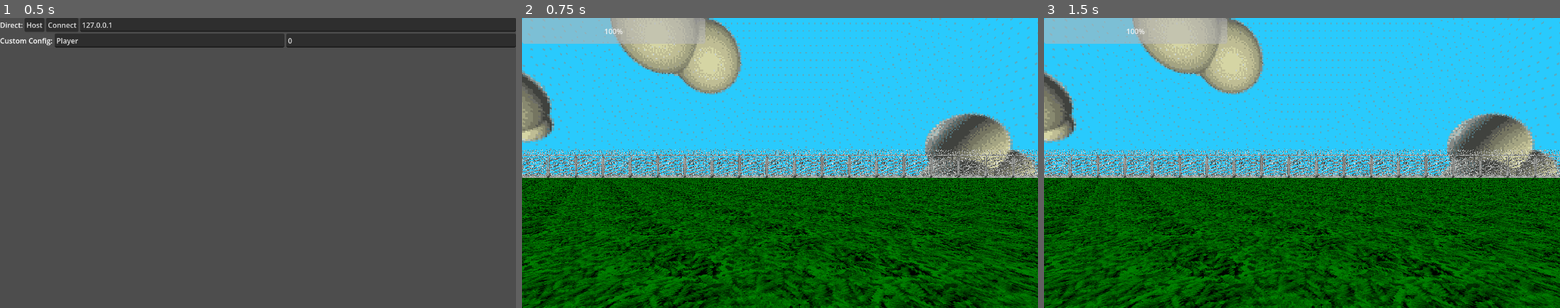
Above: before the commit, frames 1-3 (left to right).
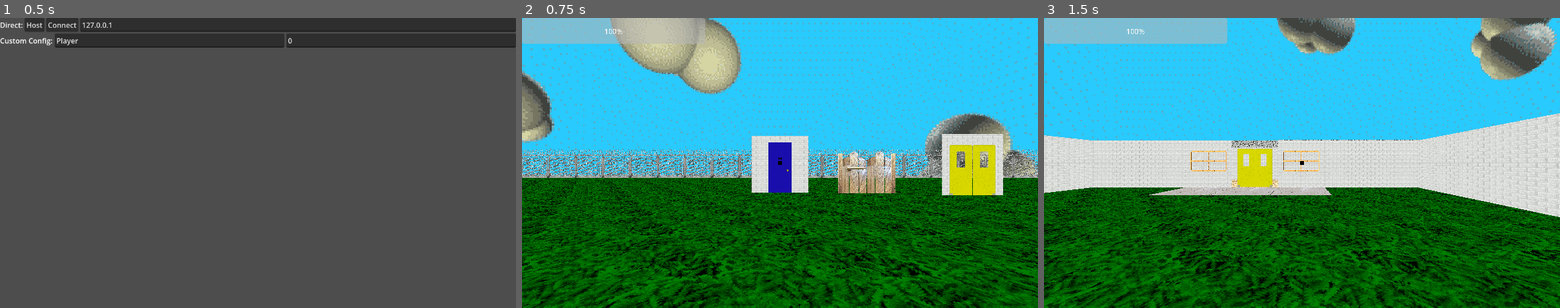
Above: after the commit, the same moments.

Repository: SalticHash/BaldiOnline2
Game: Godot game, scene res://multiplayer/multiplayer.tscn
Two runs of this game, one before a commit and one after it. Both use one fixed random seed, a clock stepped at 60 frames per second and the inputs below.
Inputs (mouse positions are in pixels of both pictures, inside the frame that each line leads up to):
- Up to frame 1 (0.5 s): no input
- Up to frame 2 (0.75 s): click "Host" at 0.5 s
- Up to frame 3 (1.5 s): tap Enter at 1.25 s; move the mouse to (1415, 148) at 1.27 s; hold D (right) from 1.28 s (still down); hold Space (flip) from 1.28 s (still down); click (1415, 148) at 1.35 s

Frame 1 is identical in both runs. In frame 2, 5.7% of the frame differs, in the area x 16-94%, y 3-62%; in frame 3, 55%, in the area x 0-100%, y 0-100%.

Commit message:
Baldi player update

Diff:
--- a/characters/baldi/baldi.gd
+++ b/characters/baldi/baldi.gd
@@ -1,12 +1,12 @@
 extends BaseController
 
-const SPEED: float = 300.0
+const SPEED: float = 450.0
 
 var slapping: bool = false
 var slap_buffer: float = 0.0
 var slap_interval: float = 0.0
-const SLAP_BUFFER: float = 0.25
-const SLAP_INTERVAL: float = 0.25
+const SLAP_BUFFER: float = 0.167 #10 frames in a 60fps game
+const SLAP_INTERVAL: float = 1.2
 func _physics_process(delta: float) -> void:
 	if !is_multiplayer_authority(): return
 
--- a/characters/baldi/baldi.tscn
+++ b/characters/baldi/baldi.tscn
@@ -104,5 +104,5 @@
 layout_mode = 0
 offset_right = 410.0
 offset_bottom = 58.0
-max_value = 1.0
+max_value = 0.25
 step = 0.001
--- a/characters/player/player.gd
+++ b/characters/player/player.gd
@@ -28,9 +28,13 @@
 
 func _process(_delta: float) -> void:
 	if multiplayer.get_unique_id() != id: return
+	$Camera.rotation.y = PI if Input.is_action_pressed("flip") else 0.0
 	$UI/Stamina.value = stamina
 	$UI.show()
-	if Input.is_action_just_pressed("click"):
-		var obj = $Camera/InteractRay.get_collider()
-		if obj and obj.is_in_group("door"):
-			obj.open_door.rpc_id(1)
+
+	var obj = $Camera/InteractRay.get_collider()
+	if obj and obj.is_in_group("interact"):
+		$UI/Hand.show()
+		if Input.is_action_just_pressed("click"):
+			if obj.is_in_group("door"): obj.open_door.rpc_id(1, true)
+	else: $UI/Hand.hide()
--- a/characters/player/player.tscn
+++ b/characters/player/player.tscn
@@ -3,6 +3,7 @@
 [ext_resource type="PackedScene" uid="uid://civ8vhnxcx713" path="res://characters/base/base.tscn" id="1_508ok"]
 [ext_resource type="Script" uid="uid://ie1ve1b0uu2r" path="res://characters/player/player.gd" id="2_xxgcw"]
 [ext_resource type="Script" uid="uid://buj70anysmbbw" path="res://characters/player/input_sync.gd" id="3_exd8k"]
+[ext_resource type="Texture2D" uid="uid://trf58n7cv1fj" path="res://characters/player/CursorSprite.png" id="4_5dc8e"]
 
 [sub_resource type="StandardMaterial3D" id="StandardMaterial3D_1d8oa"]
 albedo_color = Color(1, 0, 0, 1)
@@ -38,8 +39,8 @@
 radius = 0.111816406
 height = 0.6699219
 
-[node name="Player" unique_id=991214998 instance=ExtResource("1_508ok")]
-collision_layer = 0
+[node name="Player" unique_id=991214998 groups=["player"] instance=ExtResource("1_508ok")]
+collision_layer = 16
 collision_mask = 3
 script = ExtResource("2_xxgcw")
 
@@ -95,3 +96,33 @@
 offset_bottom = 58.0
 max_value = 1.0
 step = 0.001
+
+[node name="Cursor" type="ColorRect" parent="UI" index="1" unique_id=1540905466]
+layout_mode = 1
+anchors_preset = 8
+anchor_left = 0.5
+anchor_top = 0.5
+anchor_right = 0.5
+anchor_bottom = 0.5
+offset_left = -4.0
+offset_top = -4.0
+offset_right = 4.0
+offset_bottom = 4.0
+grow_horizontal = 2
+grow_vertical = 2
+color = Color(0, 0, 0, 1)
+
+[node name="Hand" type="TextureRect" parent="UI" index="2" unique_id=494472546]
+layout_mode = 1
+anchors_preset = 8
+anchor_left = 0.5
+anchor_top = 0.5
+anchor_right = 0.5
+anchor_bottom = 0.5
+offset_left = -64.0
+offset_top = -64.0
+offset_right = 64.0
+offset_bottom = 64.0
+grow_horizontal = 2
+grow_vertical = 2
+texture = ExtResource("4_5dc8e")
--- a/level/map1.tscn
+++ b/level/map1.tscn
@@ -1,58 +1,46 @@
 [gd_scene format=3 uid="uid://efwjm4hfeqf2"]
 
-[ext_resource type="Script" uid="uid://djuuh8ggif5mh" path="res://level/map_1.gd" id="1_1tj1m"]
 [ext_resource type="Script" uid="uid://br42skjk86uqx" path="res://level/skybox.gd" id="3_h7bvd"]
-[ext_resource type="AudioStream" uid="uid://dflu630q30eqi" path="res://school/objects/door/Doors_StandardOpen.wav" id="5_ap4oy"]
 [ext_resource type="PackedScene" uid="uid://b0agfwaeofre5" path="res://school/school.tscn" id="5_bds5c"]
+[ext_resource type="PackedScene" uid="uid://dtx1y26nkvi51" path="res://school/objects/swingdoor/swingdoor.tscn" id="5_iba72"]
 [ext_resource type="PackedScene" uid="uid://byvqnas55ur6w" path="res://school/objects/door/door.tscn" id="6_agfmf"]
 [ext_resource type="Material" uid="uid://vm5lydct25ju" path="res://school/materials/skybox.tres" id="6_iba72"]
+[ext_resource type="PackedScene" uid="uid://p11nrh3ja2t8" path="res://school/objects/wooden_door/wooden_door.tscn" id="6_jynfq"]
 
 [sub_resource type="BoxMesh" id="BoxMesh_agfmf"]
 material = ExtResource("6_iba72")
 size = Vector3(80, 80, 80)
 
-[node name="World" type="Node3D" unique_id=195171405]
-script = ExtResource("1_1tj1m")
+[sub_resource type="BoxMesh" id="BoxMesh_jh3y0"]
 
-[node name="DirectionalLight3D" type="DirectionalLight3D" parent="." unique_id=1542903877]
-transform = Transform3D(-0.866025, -0.433013, 0.25, 0, 0.5, 0.866025, -0.5, 0.75, -0.433013, 0, 0, 0)
-shadow_enabled = true
+[node name="World" type="Node3D" unique_id=330580091]
 
-[node name="Players" type="Node3D" parent="." unique_id=516743745]
-transform = Transform3D(1, 0, 0, 0, 1, 0, 0, 0, 1, -2, 0, -16)
-
-[node name="School" parent="." unique_id=2136692982 instance=ExtResource("5_bds5c")]
-transform = Transform3D(1, 0, 0, 0, 1, 0, 0, 0, 1, 0, 0.352, 0)
-
-[node name="Skybox" type="MeshInstance3D" parent="." unique_id=1782278352]
+[node name="Skybox" type="MeshInstance3D" parent="." unique_id=1865663170]
 transform = Transform3D(-1, 0, 0, 0, 1, 0, 0, 0, 1, 0, 0, 0)
 top_level = true
 mesh = SubResource("BoxMesh_agfmf")
 script = ExtResource("3_h7bvd")
 
-[node name="Camera3D" type="Camera3D" parent="." unique_id=700433439]
-transform = Transform3D(-0.9565848, 0, -0.29145417, 0, 1, 0, 0.29145417, 0, -0.9565848, -2.7774873, 0.9341004, -17.83472)
+[node name="Players" type="Node3D" parent="." unique_id=1679894982]
+transform = Transform3D(1, 0, 0, 0, 1, 0, 0, 0, 1, -2, 0, -16)
 
-[node name="Label3D" type="Label3D" parent="Camera3D" unique_id=435237612]
-transform = Transform3D(1, 0, 0, 0, 1, 0, 0, 0, 1, -0.8361916, 0.3926313, -0.71655965)
-text = "1"
-
-[node name="Camera3D2" type="Camera3D" parent="." unique_id=1053185010]
-transform = Transform3D(-0.8334834, 0, 0.5525446, 0, 1, 0, -0.5525446, 0, -0.8334834, -0.4601755, 0.9341004, -17.83472)
-
-[node name="Label3D" type="Label3D" parent="Camera3D2" unique_id=58009881]
-transform = Transform3D(1, 0, 0, 0, 1, 0, 0, 0, 1, -0.8361916, 0.3926313, -0.71655965)
-text = "2 "
-
-[node name="Sound" type="AudioStreamPlayer" parent="." unique_id=145976226]
-stream = ExtResource("5_ap4oy")
-
-[node name="Sprite3D" type="Sprite3D" parent="." unique_id=1500953349]
+[node name="School" parent="." unique_id=1020575682 instance=ExtResource("5_bds5c")]
+transform = Transform3D(1, 0, 0, 0, 1, 0, 0, 0, 1, 0, 0.352, 0)
 
 [node name="Door" parent="." unique_id=1711912784 instance=ExtResource("6_agfmf")]
-transform = Transform3D(1, 0, 0, 0, 1, 0, 0, 0, 1, -2, 0.5, -15)
+transform = Transform3D(1, 0, 0, 0, 1, 0, 0, 0, 1, -2, 0.5, -19.352839)
 
-[node name="MultiplayerSpawner" type="MultiplayerSpawner" parent="." unique_id=1084410004]
-_spawnable_scenes = PackedStringArray("uid://civ8vhnxcx713")
+[node name="MultiplayerSpawner" type="MultiplayerSpawner" parent="." unique_id=218090769]
+_spawnable_scenes = PackedStringArray("uid://l2rvbld2oa7n")
 spawn_path = NodePath("../Players")
 spawn_limit = 4
+
+[node name="Swinging Door" parent="." unique_id=1266870234 instance=ExtResource("5_iba72")]
+transform = Transform3D(1, 0, 0, 0, 1, 0, 0, 0, 1, 1.1310419, 0.48373294, -19.075418)
+
+[node name="WoodenDoor" parent="." unique_id=1475381490 instance=ExtResource("6_jynfq")]
+transform = Transform3D(1, 0, 0, 0, 1, 0, 0, 0, 1, -0.5, 0.5, -19.270197)
+
+[node name="MeshInstance3D" type="MeshInstance3D" parent="." unique_id=102276202]
+transform = Transform3D(1, 0, 0, 0, 1, 0, 0, 0, 1, 0, 0.36793828, -16.079418)
+mesh = SubResource("BoxMesh_jh3y0")
--- a/multiplayer/data.gd
+++ /dev/null
@@ -1,7 +0,0 @@
-extends Node
-
-var id = 0
-var username = "Player"
-var type = "player"
-
-var players = {}
--- a/multiplayer/multiplayer.gd
+++ b/multiplayer/multiplayer.gd
@@ -2,13 +2,15 @@
 
 var peer = ENetMultiplayerPeer.new()
 
-func _ready() -> void:
+func start_game():
+	var game = preload("res://level/map1.tscn").instantiate()
+	add_child(game)
+	playerSpawner = $World/MultiplayerSpawner
 	playerSpawner.spawn_function = _spawn_player
 
 
 #################### HOST ######################
-@onready var playerSpawner: MultiplayerSpawner = $World/MultiplayerSpawner
-var players: Dictionary = {}
+var playerSpawner: MultiplayerSpawner
 func _on_host_pressed() -> void:
 	get_window().size = Vector2(716, 698)
 	get_window().position = Vector2(1844, 54)
@@ -16,6 +18,7 @@
 	peer.create_server(8080, 4)
 	multiplayer.multiplayer_peer = peer
 	$UI.hide()
+	start_game()
 	player_connected(1, %Username.text, int(%Type.text))
 
 
@@ -24,7 +27,7 @@
 	if !is_multiplayer_authority():
 		push_error("CONNECT should be called by AUTHORITY ONLY")
 		return
-	players[id] = {"name": username, "type": type}
+	Server.players[id] = {"name": username, "type": type}
 	playerSpawner.spawn({"id": id, "name": username, "type": type})
 
 
@@ -51,6 +54,8 @@
 	multiplayer.multiplayer_peer = peer
 	$UI.hide()
 	await multiplayer.connected_to_server
+	start_game()
+
 	player_connected.rpc_id(1, multiplayer.get_unique_id(), %Username.text, int(%Type.text))
 
 	multiplayer.server_disconnected.connect(get_tree().quit)
--- a/multiplayer/multiplayer.tscn
+++ b/multiplayer/multiplayer.tscn
@@ -1,39 +1,9 @@
 [gd_scene format=3 uid="uid://bvnwjpd0f3oa0"]
 
 [ext_resource type="Script" uid="uid://b4qtvrrr8kdou" path="res://multiplayer/multiplayer.gd" id="1_jiv4u"]
-[ext_resource type="Material" uid="uid://vm5lydct25ju" path="res://school/materials/skybox.tres" id="3_pg840"]
-[ext_resource type="Script" uid="uid://br42skjk86uqx" path="res://level/skybox.gd" id="4_kvucw"]
-[ext_resource type="PackedScene" uid="uid://b0agfwaeofre5" path="res://school/school.tscn" id="5_83gp4"]
-[ext_resource type="PackedScene" uid="uid://byvqnas55ur6w" path="res://school/objects/door/door.tscn" id="6_hy4vt"]
-
-[sub_resource type="BoxMesh" id="BoxMesh_agfmf"]
-material = ExtResource("3_pg840")
-size = Vector3(80, 80, 80)
 
 [node name="Game" type="Node" unique_id=1826616497]
 script = ExtResource("1_jiv4u")
-
-[node name="World" type="Node3D" parent="." unique_id=195171405]
-
-[node name="Skybox" type="MeshInstance3D" parent="World" unique_id=1782278352]
-transform = Transform3D(-1, 0, 0, 0, 1, 0, 0, 0, 1, 0, 0, 0)
-top_level = true
-mesh = SubResource("BoxMesh_agfmf")
-script = ExtResource("4_kvucw")
-
-[node name="Players" type="Node3D" parent="World" unique_id=516743745]
-transform = Transform3D(1, 0, 0, 0, 1, 0, 0, 0, 1, -2, 0, -16)
-
-[node name="School" parent="World" unique_id=2136692982 instance=ExtResource("5_83gp4")]
-transform = Transform3D(1, 0, 0, 0, 1, 0, 0, 0, 1, 0, 0.352, 0)
-
-[node name="Door" parent="World" unique_id=1711912784 instance=ExtResource("6_hy4vt")]
-transform = Transform3D(1, 0, 0, 0, 1, 0, 0, 0, 1, -2, 0.5, -15)
-
-[node name="MultiplayerSpawner" type="MultiplayerSpawner" parent="World" unique_id=1084410004]
-_spawnable_scenes = PackedStringArray("uid://l2rvbld2oa7n")
-spawn_path = NodePath("../Players")
-spawn_limit = 4
 
 [node name="UI" type="Control" parent="." unique_id=1044657320]
 process_mode = 3
--- /dev/null
+++ b/multiplayer/server.gd
@@ -0,0 +1,9 @@
+extends Node
+var players: Dictionary = {}
+
+func get_type_id(type) -> int:
+	for player_id in players.keys():
+		var player = players.get(player_id)
+		if player.get("type") == type:
+			return player_id
+	return -1
--- a/project.godot
+++ b/project.godot
@@ -18,7 +18,7 @@
 
 [autoload]
 
-Data="res://multiplayer/data.gd"
+Server="*uid://dglbgo6wwftt8"
 
 [display]
 
@@ -91,3 +91,8 @@
 3d_physics/layer_2="World2"
 3d_physics/layer_3="Baldi"
 3d_physics/layer_4="Door"
+3d_physics/layer_5="Player"
+
+[rendering]
+
+textures/canvas_textures/default_texture_filter=0
--- a/school/objects/door/door.gd
+++ b/school/objects/door/door.gd
@@ -1,8 +1,8 @@
 extends Area3D
 
 var open: bool = false
-@export_enum("normal", "faculty", "suplies") var door_front: String = "normal"
-@export_enum("normal", "faculty", "suplies") var door_back: String = "normal"
+@export_enum("normal", "faculty", "suplies", "wooden") var door_front: String = "normal"
+@export_enum("normal", "faculty", "suplies", "wooden") var door_back: String = "normal"
 @export var front_material: Material
 @export var back_material: Material
 # Request current door state and connects timer if on authority
@@ -13,7 +13,10 @@
 	if is_multiplayer_authority():
 		$Timer.timeout.connect(close_door)
 
-
+func _process(delta: float) -> void:
+	var gb = remap($HighlightTimer.time_left, $HighlightTimer.wait_time, 0.0, 0.0, 1.0)
+	$Sprites/DoorSpriteBack.modulate = Color(1.0, gb, gb)
+	$Sprites/DoorSpriteFront.modulate = Color(1.0, gb, gb)
 
 # Client requests the current state.
 @rpc("any_peer", "call_local", "reliable")
@@ -41,10 +44,13 @@
 
 # Anyone can try and open the door
 @rpc("any_peer", "call_local", "reliable")
-func open_door():
+func open_door(player: bool = false):
 	if !is_multiplayer_authority():
 		push_error("OPEN DOOR REQUEST should be to AUTHORITY ONLY")
 		return
+	if player and !open:
+		var baldiId = Server.get_type_id(1)
+		highlight.rpc_id(baldiId)
 	change_state.rpc(true)
 	$Timer.start()
 
@@ -52,8 +58,20 @@
 func close_door():
 	change_state.rpc(false)
 
+@rpc("any_peer", "call_local", "reliable")
+func highlight():
+	$Sprites/DoorSpriteBack.no_depth_test = true
+	$Sprites/DoorSpriteFront.no_depth_test = true
+	$HighlightTimer.start()
+
 
 func _on_body_entered(body: Node3D) -> void:
 	if !is_multiplayer_authority(): return
 	if body.is_in_group(&"baldi"):
 		open_door()
+
+
+
+func _on_highlight_timer_timeout() -> void:
+	$Sprites/DoorSpriteBack.no_depth_test = false
+	$Sprites/DoorSpriteFront.no_depth_test = false
--- a/school/objects/door/door.tscn
+++ b/school/objects/door/door.tscn
@@ -1,6 +1,7 @@
 [gd_scene format=3 uid="uid://byvqnas55ur6w"]
 
 [ext_resource type="Script" uid="uid://cw55tgnkm71d2" path="res://school/objects/door/door.gd" id="1_i13wh"]
+[ext_resource type="Material" uid="uid://ke54s3cdrg1i" path="res://school/materials/Wall.tres" id="2_7h1nw"]
 [ext_resource type="ArrayMesh" uid="uid://fqct0au6b7rt" path="res://school/objects/door/door_mesh.tres" id="2_gk5ps"]
 [ext_resource type="SpriteFrames" uid="uid://cnny8t7fh4cnp" path="res://school/objects/door/door_spriteframes.tres" id="2_h85xk"]
 [ext_resource type="AudioStream" uid="uid://dflu630q30eqi" path="res://school/objects/door/Doors_StandardOpen.wav" id="4_rcmh0"]
@@ -19,10 +20,12 @@
 [sub_resource type="BoxShape3D" id="BoxShape3D_n1w0f"]
 size = Vector3(0.4, 0.88, 0.08)
 
-[node name="Door" type="Area3D" unique_id=1711912784 groups=["door"]]
+[node name="Door" type="Area3D" unique_id=1711912784 groups=["door", "interact"]]
 collision_layer = 8
 collision_mask = 4
 script = ExtResource("1_i13wh")
+front_material = ExtResource("2_7h1nw")
+back_material = ExtResource("2_7h1nw")
 
 [node name="Collisions" type="Node3D" parent="." unique_id=735002324]
 
@@ -59,7 +62,7 @@
 double_sided = false
 texture_filter = 0
 sprite_frames = ExtResource("2_h85xk")
-animation = &"faculty_close"
+animation = &"normal_close"
 frame_progress = 1.0
 
 [node name="DoorSpriteFront" type="AnimatedSprite3D" parent="Sprites" unique_id=151787535]
@@ -94,4 +97,9 @@
 [node name="ShutSound" type="AudioStreamPlayer3D" parent="." unique_id=288849244]
 stream = ExtResource("5_iffc6")
 
+[node name="HighlightTimer" type="Timer" parent="." unique_id=99593305]
+wait_time = 10.0
+one_shot = true
+
 [connection signal="body_entered" from="." to="." method="_on_body_entered"]
+[connection signal="timeout" from="HighlightTimer" to="." method="_on_highlight_timer_timeout"]
--- a/school/objects/door/door_spriteframes.tres
+++ b/school/objects/door/door_spriteframes.tres
@@ -1,8 +1,10 @@
-[gd_resource type="SpriteFrames" load_steps=4 format=3 uid="uid://cnny8t7fh4cnp"]
+[gd_resource type="SpriteFrames" format=3 uid="uid://cnny8t7fh4cnp"]
 
 [ext_resource type="Texture2D" uid="uid://cmy1efgkvu5rl" path="res://school/textures/Door.png" id="1_3yd41"]
 [ext_resource type="Texture2D" uid="uid://db7wfsoxcnpyw" path="res://school/textures/FacultyDoor.png" id="1_uvq6x"]
 [ext_resource type="Texture2D" uid="uid://dh38avru570j7" path="res://school/textures/ClassStandard_Open.png" id="2_dp30c"]
+[ext_resource type="Texture2D" uid="uid://d2eiboqr53t20" path="res://school/textures/WoodDoor.png" id="4_mdfgm"]
+[ext_resource type="Texture2D" uid="uid://b4aguvgs72wnr" path="res://school/textures/SwingDoor.png" id="5_rg6jr"]
 
 [resource]
 animations = [{
@@ -10,7 +12,7 @@
 "duration": 1.0,
 "texture": ExtResource("1_uvq6x")
 }],
-"loop": false,
+"loop": 0,
 "name": &"faculty_close",
 "speed": 1.0
 }, {
@@ -18,7 +20,7 @@
 "duration": 1.0,
 "texture": ExtResource("2_dp30c")
 }],
-"loop": false,
+"loop": 0,
 "name": &"faculty_open",
 "speed": 1.0
 }, {
@@ -26,7 +28,7 @@
 "duration": 1.0,
 "texture": ExtResource("1_3yd41")
 }],
-"loop": false,
+"loop": 0,
 "name": &"normal_close",
 "speed": 1.0
 }, {
@@ -34,7 +36,7 @@
 "duration": 1.0,
 "texture": ExtResource("2_dp30c")
 }],
-"loop": false,
+"loop": 0,
 "name": &"normal_open",
 "speed": 1.0
 }, {
@@ -42,7 +44,7 @@
 "duration": 1.0,
 "texture": ExtResource("1_3yd41")
 }],
-"loop": false,
+"loop": 0,
 "name": &"suplies_close",
 "speed": 1.0
 }, {
@@ -50,7 +52,23 @@
 "duration": 1.0,
 "texture": ExtResource("2_dp30c")
 }],
-"loop": false,
+"loop": 0,
 "name": &"suplies_open",
 "speed": 1.0
+}, {
+"frames": [{
+"duration": 1.0,
+"texture": ExtResource("4_mdfgm")
+}],
+"loop": 0,
+"name": &"wooden_close",
+"speed": 1.0
+}, {
+"frames": [{
+"duration": 1.0,
+"texture": ExtResource("5_rg6jr")
+}],
+"loop": 0,
+"name": &"wooden_open",
+"speed": 1.0
 }]
--- /dev/null
+++ b/school/objects/swingdoor/swingdoor.gd
@@ -0,0 +1,27 @@
+extends Area3D
+
+@export var front_material: Material
+@export var back_material: Material
+var open: bool = false
+
+func _ready() -> void:
+	$Meshes/Front.material_override = front_material
+	$Meshes/Back.material_override = back_material
+
+func _process(_delta: float) -> void:
+	$Sprites/Back.play("open" if open else "close")
+	$Sprites/Front.play("open" if open else "close")
+
+	if !is_multiplayer_authority(): return
+	if has_overlapping_bodies():
+		if !open: play_sound.rpc()
+		open = true
+		$Timer.start()
+
+func _on_timer_timeout() -> void:
+	if !is_multiplayer_authority(): return
+	open = false
+
+@rpc("authority", "call_local", "reliable")
+func play_sound():
+	$Sound.play()
--- a/school/objects/swingdoor/swingdoor.tscn
+++ b/school/objects/swingdoor/swingdoor.tscn
@@ -68,39 +68,38 @@
 [sub_resource type="BoxShape3D" id="BoxShape3D_cu1xn"]
 size = Vector3(1, 1, 0.25)
 
-[node name="Swinging Door" type="Area3D"]
-collision_layer = 8
-collision_mask = 2
+[node name="Swinging Door" type="Area3D" unique_id=1266870234]
+collision_layer = 0
+collision_mask = 20
 script = ExtResource("1_xqugo")
 front_material = ExtResource("2_312y2")
 back_material = ExtResource("2_312y2")
 
-[node name="StateSynchronizer" type="MultiplayerSynchronizer" parent="."]
+[node name="StateSynchronizer" type="MultiplayerSynchronizer" parent="." unique_id=128944431]
 replication_config = SubResource("SceneReplicationConfig_tghp3")
 
-[node name="Solid" type="StaticBody3D" parent="."]
+[node name="Solid" type="StaticBody3D" parent="." unique_id=433043528]
 collision_mask = 2
 
-[node name="Collision" type="CollisionShape3D" parent="Solid"]
+[node name="Collision" type="CollisionShape3D" parent="Solid" unique_id=350099837]
 shape = SubResource("ConcavePolygonShape3D_ghlmo")
+disabled = true
 
-[node name="Meshes" type="Node3D" parent="."]
+[node name="Meshes" type="Node3D" parent="." unique_id=1072628025]
 transform = Transform3D(-0.5, -4.37114e-08, -1.91069e-15, 0, -2.18557e-08, 0.5, -4.37114e-08, 0.5, 2.18557e-08, 0, 0, 0)
 
-[node name="Front" type="MeshInstance3D" parent="Meshes"]
+[node name="Front" type="MeshInstance3D" parent="Meshes" unique_id=1514250871]
 gi_mode = 0
 mesh = SubResource("ArrayMesh_av6hx")
-skeleton = NodePath("")
 
-[node name="Back" type="MeshInstance3D" parent="Meshes"]
+[node name="Back" type="MeshInstance3D" parent="Meshes" unique_id=668597445]
 transform = Transform3D(-1, 8.74228e-08, 3.82137e-15, -8.74228e-08, -1, -8.74228e-08, -3.82137e-15, -8.74228e-08, 1, 0, 0, 0)
 gi_mode = 0
 mesh = SubResource("ArrayMesh_ivb88")
-skeleton = NodePath("")
 
-[node name="Sprites" type="Node3D" parent="."]
+[node name="Sprites" type="Node3D" parent="." unique_id=831694506]
 
-[node name="SwingDoorSpriteBack" type="AnimatedSprite3D" parent="Sprites"]
+[node name="Back" type="AnimatedSprite3D" parent="Sprites" unique_id=1568363479]
 transform = Transform3D(0.5, 0, 0, 0, 0.5, 0, 0, 0, 0.5, 0, 0, 0.001)
 pixel_size = 0.0078
 double_sided = false
@@ -108,7 +107,7 @@
 sprite_frames = ExtResource("3_s0dfi")
 animation = &"close"
 
-[node name="SwingDoorSpriteFront" type="AnimatedSprite3D" parent="Sprites"]
+[node name="Front" type="AnimatedSprite3D" parent="Sprites" unique_id=1764726133]
 transform = Transform3D(-0.5, 0, 4.37114e-08, 0, 0.5, 0, -4.37114e-08, 0, -0.5, 0, 0, -0.001)
 pixel_size = 0.0078
 double_sided = false
@@ -116,16 +115,15 @@
 sprite_frames = ExtResource("3_s0dfi")
 animation = &"close"
 
-[node name="Trigger" type="CollisionShape3D" parent="."]
+[node name="Trigger" type="CollisionShape3D" parent="." unique_id=898073428]
 shape = SubResource("BoxShape3D_cu1xn")
 
-[node name="Sound" type="AudioStreamPlayer3D" parent="."]
+[node name="Sound" type="AudioStreamPlayer3D" parent="." unique_id=471926141]
 stream = ExtResource("5_na0vf")
 max_distance = 10.0
 
-[node name="Timer" type="Timer" parent="."]
+[node name="Timer" type="Timer" parent="." unique_id=1881512974]
 wait_time = 1.5
 one_shot = true
 
-[connection signal="body_entered" from="." to="." method="_on_body_entered"]
-[connection signal="body_exited" from="." to="." method="_on_body_exited"]
+[connection signal="timeout" from="Timer" to="." method="_on_timer_timeout"]
--- a/school/objects/wooden_door/wooden_door.tscn
+++ b/school/objects/wooden_door/wooden_door.tscn
@@ -1,37 +1,36 @@
-[gd_scene load_steps=5 format=3 uid="uid://p11nrh3ja2t8"]
+[gd_scene format=3 uid="uid://p11nrh3ja2t8"]
 
 [ext_resource type="PackedScene" uid="uid://byvqnas55ur6w" path="res://school/objects/door/door.tscn" id="1_s737h"]
-[ext_resource type="Script" uid="uid://cdatv11s72g3y" path="res://school/objects/wooden_door/wooden_door.gd" id="2_xirve"]
 [ext_resource type="SpriteFrames" uid="uid://t2g2si4i5vrc" path="res://school/objects/wooden_door/wooden_door_spriteframes.tres" id="3_c3u7k"]
 
 [sub_resource type="BoxShape3D" id="BoxShape3D_e1gys"]
 size = Vector3(1, 1, 0.08)
 
-[node name="WoodenDoor" instance=ExtResource("1_s737h")]
-script = ExtResource("2_xirve")
-front_material = null
-back_material = null
+[node name="WoodenDoor" unique_id=1475381490 instance=ExtResource("1_s737h")]
+door_front = "wooden"
+door_back = "wooden"
 
-[node name="Front" parent="Collisions" index="0"]
+[node name="Front" parent="Collisions" parent_id_path=PackedInt32Array(735002324) index="0" unique_id=1065754087]
 visible = false
 
-[node name="Collision" parent="Collisions/Front" index="0"]
+[node name="Collision" parent="Collisions/Front" index="0" unique_id=1198535818]
 disabled = true
 
-[node name="Back" parent="Collisions" index="1"]
+[node name="Back" parent="Collisions" parent_id_path=PackedInt32Array(735002324) index="1" unique_id=1020514436]
 visible = false
 
-[node name="Collision" parent="Collisions/Back" index="0"]
+[node name="Collision" parent="Collisions/Back" index="0" unique_id=2050685692]
 disabled = true
 
-[node name="DoorSpriteBack" parent="Sprites" index="0"]
+[node name="DoorSpriteBack" parent="Sprites" parent_id_path=PackedInt32Array(660464182) index="0" unique_id=402630823]
+sprite_frames = ExtResource("3_c3u7k")
+animation = &"wooden_close"
+frame_progress = 0.0
+
+[node name="DoorSpriteFront" parent="Sprites" parent_id_path=PackedInt32Array(660464182) index="1" unique_id=151787535]
 sprite_frames = ExtResource("3_c3u7k")
 animation = &"wooden_close"
 
-[node name="DoorSpriteFront" parent="Sprites" index="1"]
-sprite_frames = ExtResource("3_c3u7k")
-animation = &"wooden_close"
-
-[node name="Trigger" parent="." index="5"]
+[node name="Trigger" parent="." index="4" unique_id=392822068]
 transform = Transform3D(1, 0, 0, 0, 1, 0, 0, 0, 1, 0, -1.49012e-08, 0)
 shape = SubResource("BoxShape3D_e1gys")
Binary file added: characters/player/CursorSprite.png
Not shown, added: characters/player/CursorSprite.png.import
Not shown, removed: multiplayer/data.gd.uid
Not shown, added: multiplayer/server.gd.uid
Not shown, added: school/objects/swingdoor/swingdoor.gd.uid
Not shown: 1 places in school/objects/swingdoor/swingdoor.tscn that only renumber resources
